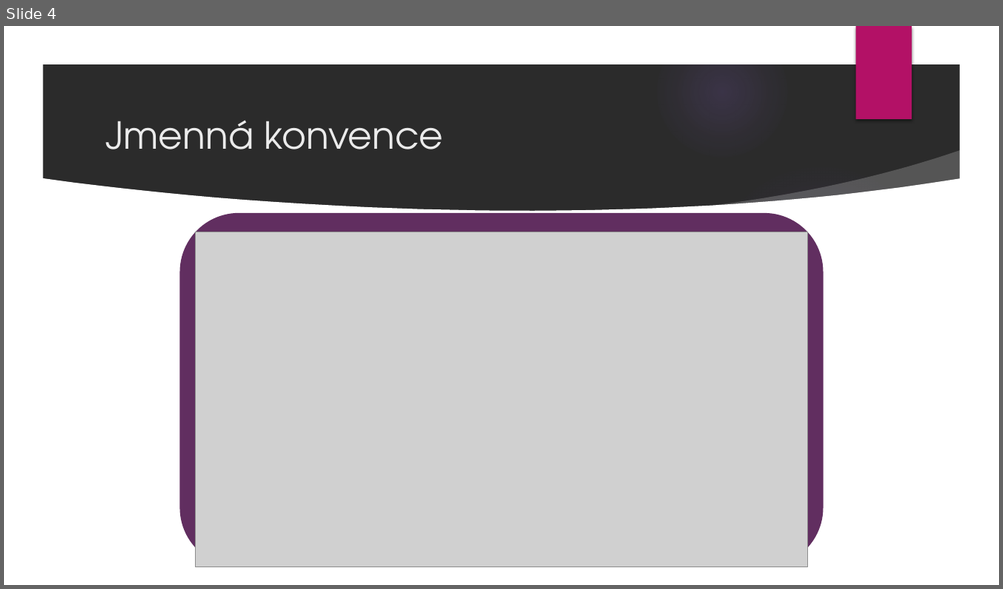
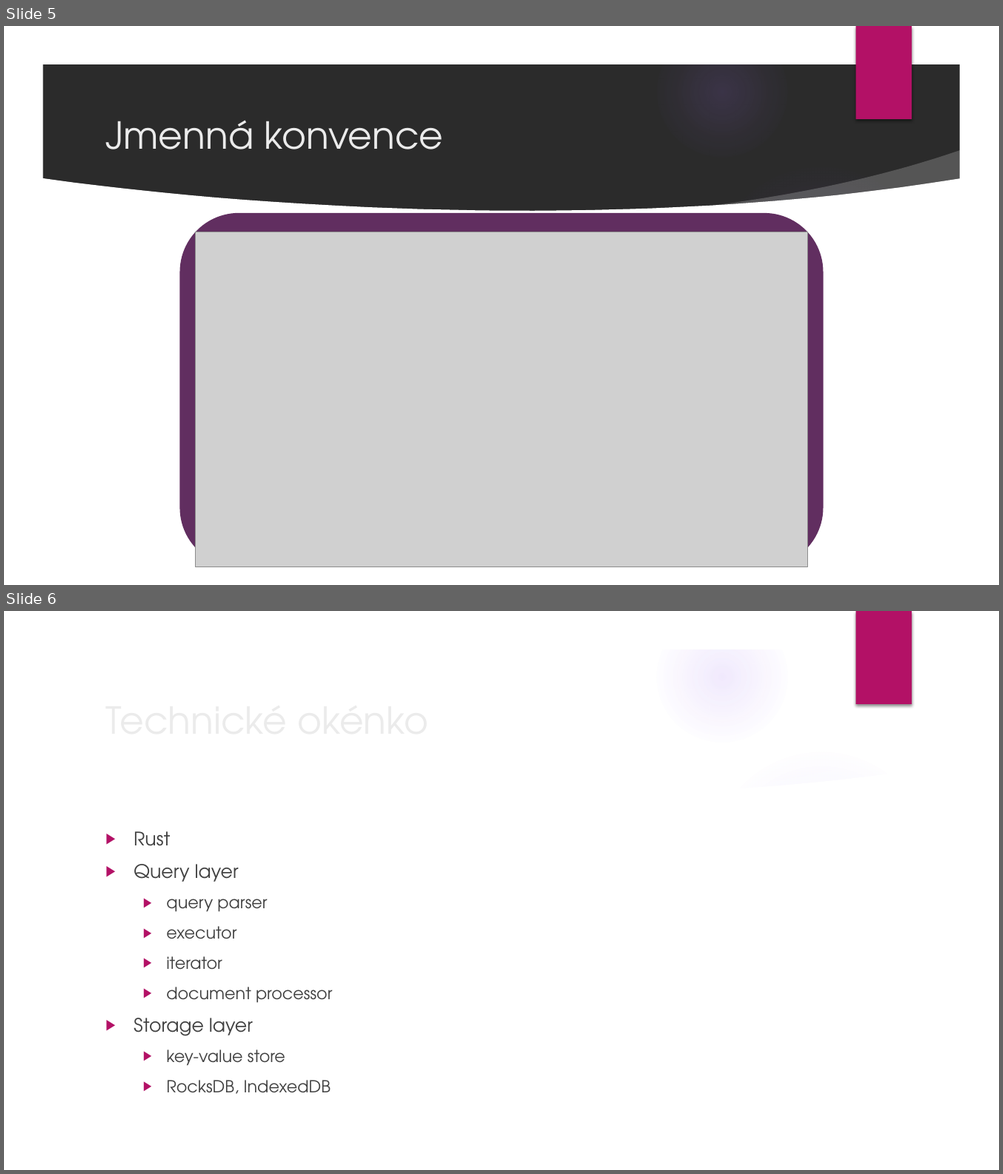
Before and after one commit to milan252525/SurrealDB, a slide deck: surrealdb.pptx. Shown one above the other, each under a label of ours: slide 4 before the commit, slides 5 and 6 after it. The pictures are 1003x589 and 1003x1174 pixels, drawn with LibreOffice and Linux fonts; fonts in the diff are those of the drawing; grey boxes stand for pictures; background and template pictures are left out; a plain dark background stands for a picture behind light text. Boxes give left, top, right and bottom in pixels: in the first picture for what was removed or moved away, otherwise in the second. Text is boxed around its words. In the diff, an @@ line names an element or a change of style, - is before the commit and + after.

```diff
--- a/surrealdb.pptx
+++ b/surrealdb.pptx
@@ slide 6 added at (4, 611, 999, 1170), background picture (left out); not listed: 9 template elements that a slide beside it also shows @@
@@ title added at (98, 690, 813, 748), 36 pt, text #EBEBEB @@
+Technické okénko
@@ text added at (134, 832, 333, 1094), 16 pt, text #404040 @@
+▶ Rust
+▶ Query layer
+  ▶ query parser
+  ▶ executor
+  ▶ iterator
+  ▶ document processor
+▶ Storage layer
+  ▶ key-value store
+  ▶ RocksDB, IndexedDB
@@ what was slide 4 is now slide 5 @@
```
Also in this commit, not shown: 1 slide changed, 4 other slides added, 3 slides removed.
